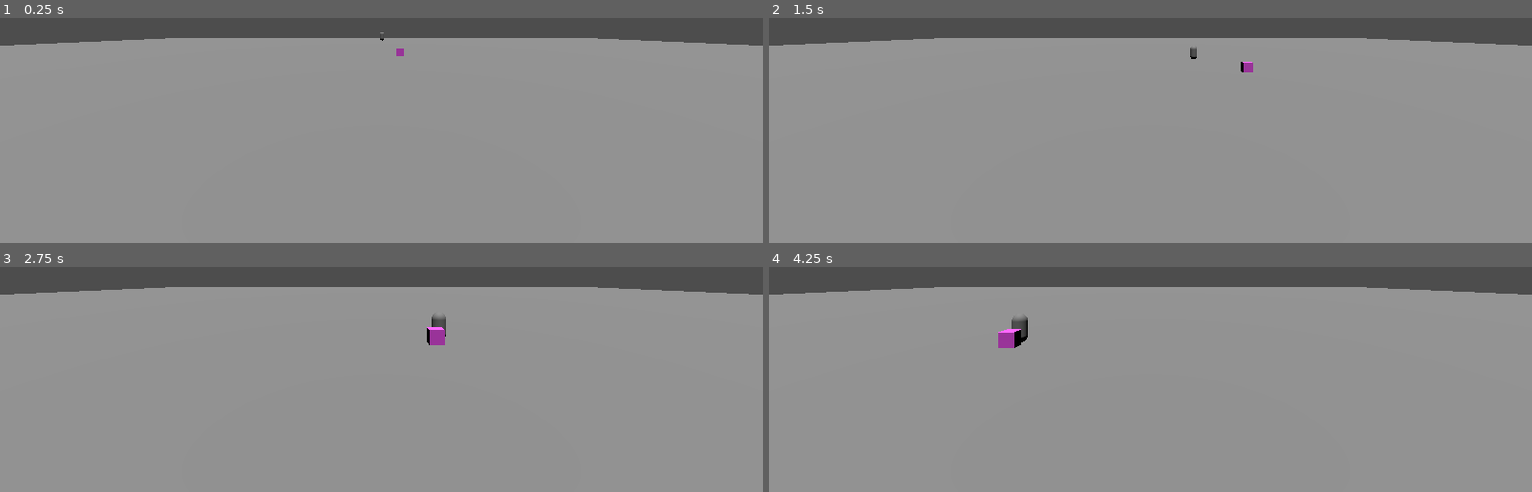
Above: before the commit, frames 1-4 (two rows, left to right).
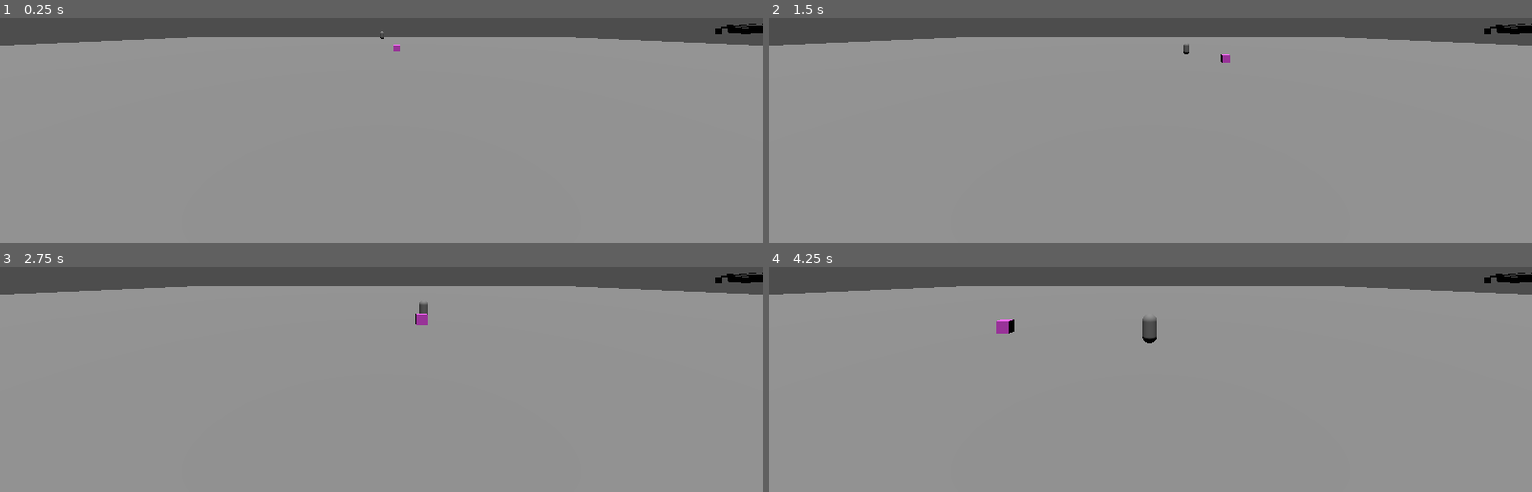
Above: after the commit, the same moments.

Repository: Tchetchouille/GMTK2024
Game: Godot game, scene res://scenes/JoelScene/JoelTestMain.tscn
Same seed, same stepped clock (60 frames per second), same inputs: the game is played once before the commit and once after it.
Inputs (mouse positions are in pixels of both pictures, inside the frame that each line leads up to):
- Up to frame 1 (0.25 s): no input
- Up to frame 2 (1.5 s): tap Enter at 0.5 s; move the mouse to (outside the picture) at 0.52 s; hold D (move_right) 0.53-1.28 s; move the mouse to (997, 49) at 1.27 s; hold S (move_back) from 1.28 s (still down)
- Up to frame 3 (2.75 s): move the mouse to (outside the picture) at 2.02 s; release S (move_back) at 2.03 s; hold D (move_right) from 2.03 s (still down)
- Up to frame 4 (4.25 s): move the mouse to (1112, 363) at 2.77 s; release D (move_right) at 2.78 s; hold W (move_forward) 2.78-3.53 s; move the mouse to (1379, 341) at 3.52 s; hold A (move_left) from 3.53 s (still down)

The runs differ from the first frame. In frame 1, 0.5% of the frame differs, in the area x 24-100%, y 2-17%; in frame 2, 0.6%; in frame 3, 0.8%; in frame 4, 1.1%, in the area x 24-100%, y 2-37%.

Commit message:
Enemy knockback working

Diff:
--- a/scenes/JoelScene/JoelTestMain.tscn
+++ b/scenes/JoelScene/JoelTestMain.tscn
@@ -20,4 +20,4 @@
 transform = Transform3D(1, 0, 0, 0, 0.258819, 0.965926, 0, -0.965926, 0.258819, 0, 4.65002, 4.68342)
 
 [node name="Camera3D" type="Camera3D" parent="."]
-transform = Transform3D(1, 0, 0, 0, 1, 0, 0, 0, 1, 0, 3.42393, 41.0667)
+transform = Transform3D(1, 0, 0, 0, 1, 0, 0, 0, 1, 0, 3.42393, 49.3284)
--- a/scenes/JoelScene/fake_player.gd
+++ b/scenes/JoelScene/fake_player.gd
@@ -5,34 +5,51 @@
 @export var gravity: float = 20.0
 @export var radius: float = 10.0
 @export var angular_speed: float = 1.0
-
+@export var knockback_strength: float = 10.0
+@export var knockback_duration: float = 0.5
 
 # Internal variables
 var angle: float = 0.0
+var knockback_timer: float = 0.0
+var knockback_velocity: Vector3 = Vector3.ZERO
+var in_knockback: bool = false  # Track if the character is currently being knocked back
 
-var knockback_velocity: Vector3 = Vector3.ZERO
-@export var knockback_strength: float = 30.0
-@export var knockback_duration: float = 2
+func apply_knockback_effect(_delta):
+	if knockback_timer > 0:
+		knockback_timer -= _delta
+		print("Applying knockback: ", knockback_velocity, " Timer: ", knockback_timer)
+		velocity += knockback_velocity * _delta
+		if knockback_timer <= 0:
+			print("Knockback effect ended.")
+			knockback_velocity = Vector3.ZERO
+			in_knockback = false  # End knockback state
 
 func apply_knockback(normal: Vector3):
+	# Apply knockback
 	knockback_velocity = normal * knockback_strength
-	await get_tree().create_timer(knockback_duration).timeout
-	knockback_velocity = Vector3.ZERO
+	knockback_timer = knockback_duration
+	in_knockback = true  # Set knockback state to true
+	print("Knockback applied with velocity: ", knockback_velocity, " Duration: ", knockback_timer)
 
 func _physics_process(delta: float) -> void:
+	apply_knockback_effect(delta)
+
 	# Handle gravity
 	if not is_on_floor():
 		velocity.y -= gravity * delta
 
-	# Calculate new position for circular motion
-	angle += angular_speed * delta
-	var new_x = radius * cos(angle)
-	var new_z = radius * sin(angle)
-	var circular_movement = Vector3(new_x, 0.0, new_z)
+	# Only apply circular motion if not in knockback
+	if not in_knockback:
+		angle += angular_speed * delta
+		var new_x = radius * cos(angle)
+		var new_z = radius * sin(angle)
+		var circular_movement = Vector3(new_x, 0.0, new_z)
 
-	# Set the velocity based on circular movement
-	velocity.x = circular_movement.x
-	velocity.z = circular_movement.z
+		# Set the velocity based on circular movement
+		velocity.x = circular_movement.x
+		velocity.z = circular_movement.z
+	else:
+		print("In knockback, circular motion paused.")
 
 	# Move the character
 	move_and_slide()
--- a/scripts/enemy.gd
+++ b/scripts/enemy.gd
@@ -3,13 +3,17 @@
 @export var speed: float = 20.0
 @export var gravity: float = 20.0
 @export var knockback_strength: float = 30.0
-@export var knockback_duration: float = 2.0
-@export var target : CharacterBody3D
+@export var knockback_duration: float = 0.5  # Knockback duration in seconds
+@export var target: CharacterBody3D
 
+var knockback_timer: float = 0.0
+var knockback_velocity: Vector3 = Vector3.ZERO
+var in_knockback: bool = false  # Track if the character is currently being knocked back
 
 func _physics_process(_delta):
 	apply_gravity(_delta)
 	move_towards_target(_delta)
+	apply_knockback_effect(_delta)
 	apply_movement()
 	handle_collision()
 
@@ -20,7 +24,7 @@
 		velocity.y -= gravity * _delta
 
 func move_towards_target(_delta):
-	if target:
+	if target and not in_knockback:
 		var direction = calculate_direction_to_target(target)
 		update_velocity(direction)
 
@@ -31,18 +35,30 @@
 	velocity.x = direction.x * speed
 	velocity.z = direction.z * speed
 
+func apply_knockback_effect(_delta):
+	if knockback_timer > 0:
+		knockback_timer -= _delta
+		velocity += knockback_velocity * _delta
+		if knockback_timer <= 0:
+			knockback_velocity = Vector3.ZERO
+			in_knockback = false  # End knockback state
+
 func apply_movement():
 	move_and_slide()
 
 func handle_collision():
 	for i in range(get_slide_collision_count()):
 		var collision = get_slide_collision(i)
-		if collision.get_collider() == target:
+		var collider = collision.get_collider()
+
+		if collider == target and not in_knockback:
 			var collision_normal = collision.get_normal()
-			apply_knockback(collision_normal)
-			target.apply_knockback(-collision_normal)
+			if target.has_method('apply_knockback'):
+				apply_knockback(collision_normal)
+				target.apply_knockback(-collision_normal)
 
 func apply_knockback(normal: Vector3):
-	velocity += normal * knockback_strength
-	await get_tree().create_timer(knockback_duration).timeout
-	velocity = Vector3.ZERO
+	# Apply knockback
+	knockback_velocity = normal * knockback_strength
+	knockback_timer = knockback_duration
+	in_knockback = true  # Set knockback state to true
